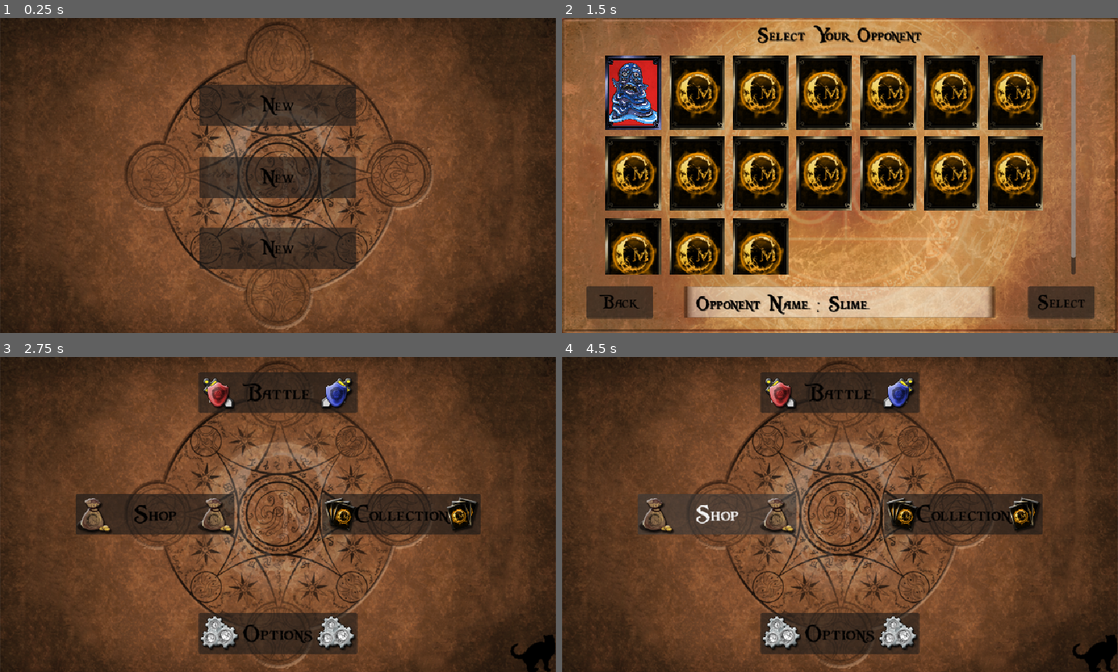
Above: before the commit, frames 1-4 (two rows, left to right).
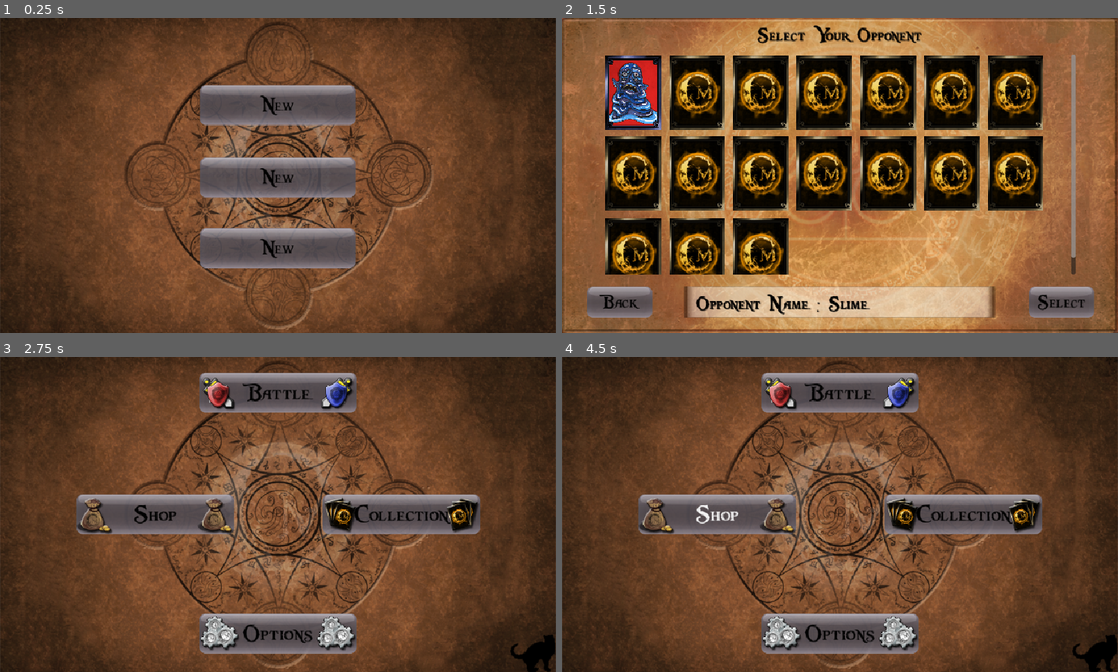
Above: after the commit, the same moments.

Repository: IsamuBarbieri/card_master
Game: Godot game, scene res://scenes/menu/StartMenu.tscn
Two runs of this game, one before a commit and one after it. Both use one fixed random seed, a clock stepped at 60 frames per second and the inputs below.
Inputs:
- Up to frame 1 (0.25 s): no input
- Up to frame 2 (1.5 s): click "New" at 0.5 s; click "Battle" at 1.25 s
- Up to frame 3 (2.75 s): click "Back" at 2 s
- Up to frame 4 (4.5 s): click "Options" at 2.75 s; click "Back" at 3.5 s; click "Shop" at 4.25 s

The runs differ from the first frame. In frame 1, 11% of the frame differs, in the area x 35-64%, y 21-80%; in frame 2, 2.3%; in frame 3, 11%, in the area x 13-87%, y 4-95%; in frame 4, 11%.

Commit message:
Apply PSM button 9-patch skin to all text buttons + fix content_margin
- UIButtonStyle.gd: helper class to apply button_9patch_*.png skin with
  NinePatchMargin(21,21,21,21) + content_margin(6,6,6,6) to all default-
  style buttons (Battle/Shop/Collection/Options in MainMenu, slot buttons
  in StartMenu, Back/Select in Opponents, Back/Credits in Options).
- Removed flat=true workaround - PSM's default Button style (used when
  no CustomImage is set in the composer) renders with 9-patch backgrounds
  from system_assets, not transparent as initially assumed.
- Fixed content_margin bug: was falling back to texture_margin (21px/side),
  forcing Godot to clamp button size up to fit content+margin, inflating
  56px buttons past 90px and 71px buttons similarly. Now pinned to 6px
  content_margin so buttons render at exact composer size.
- Verified: MainMenu buttons now (274,71), Options/Opponents (115,56)/
  (136,56) - matching composer exactly, no more size bloat.

Co-Authored-By: Claude Sonnet 5 <noreply@anthropic.com>

Diff:
--- /dev/null
+++ b/scripts/UIButtonStyle.gd
@@ -0,0 +1,39 @@
+class_name UIButtonStyle
+extends RefCounted
+## PSM's default Button style (BackgroundType="Default" in CardMaster.uic,
+## used whenever a composer Button has no explicit CustomImage) renders with
+## system_assets/button_9patch_normal/press/disable.png as a 9-slice
+## background - NinePatchMargin(21,21,21,21) everywhere it's used explicitly
+## (see UIStartMenu/UIHelp composer). Not flat/transparent as assumed
+## earlier. StyleBoxTexture's texture_margin already gives the correct
+## 9-slice behavior (corners drawn at native resolution, only the middle
+## stretches) with no extra config needed.
+## content_margin is left at -1 by default, which falls back to
+## texture_margin (21px/side) - Godot then clamps the button's actual size
+## up to fit content_margin + font line height, inflating every button well
+## past its explicit composer size (e.g. a 56px-tall button ballooning past
+## 90px). Pinned small here so buttons render at their real composer size.
+
+const MARGIN := 21
+const CONTENT_MARGIN := 6
+const ASSETS := "res://assets/"
+
+static func apply(btn: Button) -> void:
+	var normal := _make_stylebox("button_9patch_normal.png")
+	btn.add_theme_stylebox_override("normal", normal)
+	btn.add_theme_stylebox_override("hover", normal)
+	btn.add_theme_stylebox_override("pressed", _make_stylebox("button_9patch_press.png"))
+	btn.add_theme_stylebox_override("disabled", _make_stylebox("button_9patch_disable.png"))
+
+static func _make_stylebox(texture_name: String) -> StyleBoxTexture:
+	var sb := StyleBoxTexture.new()
+	sb.texture = load(ASSETS + texture_name)
+	sb.texture_margin_left = MARGIN
+	sb.texture_margin_right = MARGIN
+	sb.texture_margin_top = MARGIN
+	sb.texture_margin_bottom = MARGIN
+	sb.content_margin_left = CONTENT_MARGIN
+	sb.content_margin_right = CONTENT_MARGIN
+	sb.content_margin_top = CONTENT_MARGIN
+	sb.content_margin_bottom = CONTENT_MARGIN
+	return sb
--- a/scripts/menu/MainMenu.gd
+++ b/scripts/menu/MainMenu.gd
@@ -2,8 +2,11 @@
 ## Port of UIMainMenu.cs / UIMainMenu.composer.cs (960x544 design canvas).
 ## Each button has its own text (Button_Battle.Text etc, set in
 ## UpdateLanguage()) - the Image_* PNGs are a decorative overlay (two icon
-## halves with a transparent gap) that sits on top with TouchResponse=false,
-## letting the button's own label show through the middle.
+## halves with a transparent gap in the middle) that sits on top with
+## TouchResponse=false, letting the button's own label show through the
+## middle. Buttons use PSM's default 9-patch background (see
+## UIButtonStyle.gd) - no CustomImage in the composer doesn't mean no
+## background, the engine's own default skin is button_9patch_*.png.
 ## Cat easter egg (InitCat/OnUpdate in UIMainMenu.cs): idle-loops its 28
 ## frame animation then pauses for a random 2-6s before looping again; tap
 ## goes to Help.
@@ -87,6 +90,7 @@
 func _make_menu_button(label: String, texture_name: String, pos: Vector2, size: Vector2, on_pressed: Callable) -> void:
 	var font_stylish: Font = load(ASSETS + "fonts/font_stylish.ttf")
 	var btn := Button.new()
+	UIButtonStyle.apply(btn)
 	btn.text = label
 	btn.position = pos
 	btn.size = size
--- a/scripts/menu/Opponents.gd
+++ b/scripts/menu/Opponents.gd
@@ -122,6 +122,7 @@
 
 func _make_text_button(label: String, pos: Vector2, size: Vector2, font: Font) -> Button:
 	var btn := Button.new()
+	UIButtonStyle.apply(btn)
 	btn.text = label
 	btn.position = pos
 	btn.size = size
--- a/scripts/menu/Options.gd
+++ b/scripts/menu/Options.gd
@@ -108,6 +108,7 @@
 
 func _make_text_button(label: String, pos: Vector2, size: Vector2, font: Font) -> Button:
 	var btn := Button.new()
+	UIButtonStyle.apply(btn)
 	btn.text = label
 	btn.position = pos
 	btn.size = size
--- a/scripts/menu/StartMenu.gd
+++ b/scripts/menu/StartMenu.gd
@@ -26,6 +26,7 @@
 	var font_stylish: Font = load(ASSETS + "fonts/font_stylish.ttf")
 	for i in SLOT_POSITIONS.size():
 		var slot := Button.new()
+		UIButtonStyle.apply(slot)
 		slot.position = SLOT_POSITIONS[i]
 		slot.size = SLOT_SIZE
 		slot.text = StringTable.get_string(StringTable.ID_NEW)
Not shown, added: scripts/UIButtonStyle.gd.uid
